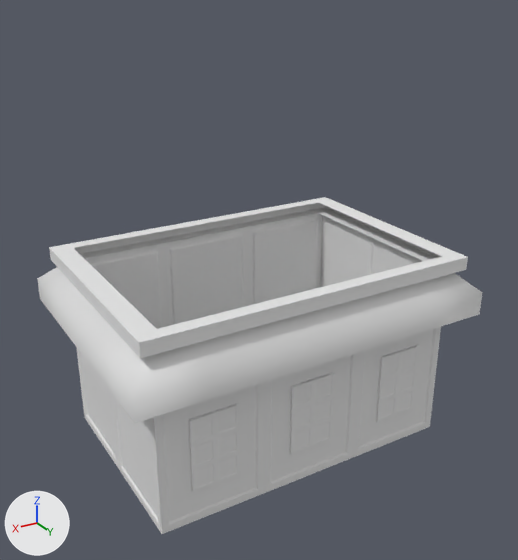
The FBX model CrowUnitySouces/Assets/Resources/Buildings/Models/City_Middle_0.fbx, before and after one commit.
Both versions are drawn from a 50 mm camera at (509.0, 860.0, 683.0) aimed at (3.0, 17.0, 262.0). Arrows for +X, +Y and +Z are at lower left; the lights stay in place. Where no turn or scale is listed for an object, it has been applied to the vertices.

The older version as bpy lines, for what is in view:
```python
me_cube_023 = bpy.data.meshes.new('Cube.023')
me_cube_023.from_pydata(...)  # 452 vertices, 377 faces; spans x -276.0..276.0, y -196.0..196.0, z 0.0..300.0
me_cube_023.materials.append(mat_material)  # white #e7e7e7
ob_buildingb_middle = bpy.data.objects.new('buildingB_Middle', me_cube_023)
ob_buildingb_middle.location = (0.0, 0.0, 0.0)
```
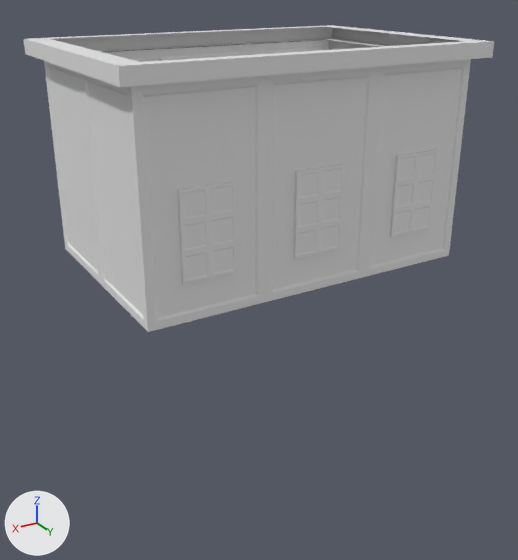
What differs and where, as boxes [x1, y1, x2, y2] in the pictures (518 x 560 px):
'buildingB_Middle', reshaped, moved (9% shorter): before [37, 197, 482, 534]; after [24, 25, 494, 332]
part 1 of me_cube_023, deleted: before [37, 213, 482, 423]

The edits, one by one:
me_cube_023 has 452 vertices, 377 faces and spans x -276.0..276.0, y -196.0..196.0, z 0.0..300.0.
me_cube_023 is used by ob_buildingb_middle; location (0.0, 0.0, 0.0).
me_cube_023 part 1: the loose piece of 60 vertices spanning x -276.0..276.0, y -196.0..196.0, z 210.0..280.0 is deleted.
Object 'buildingB_Middle' (ob_buildingb_middle) moves from (0.0, 0.0, 0.0) to (0.0, 0.0, 300.0).
